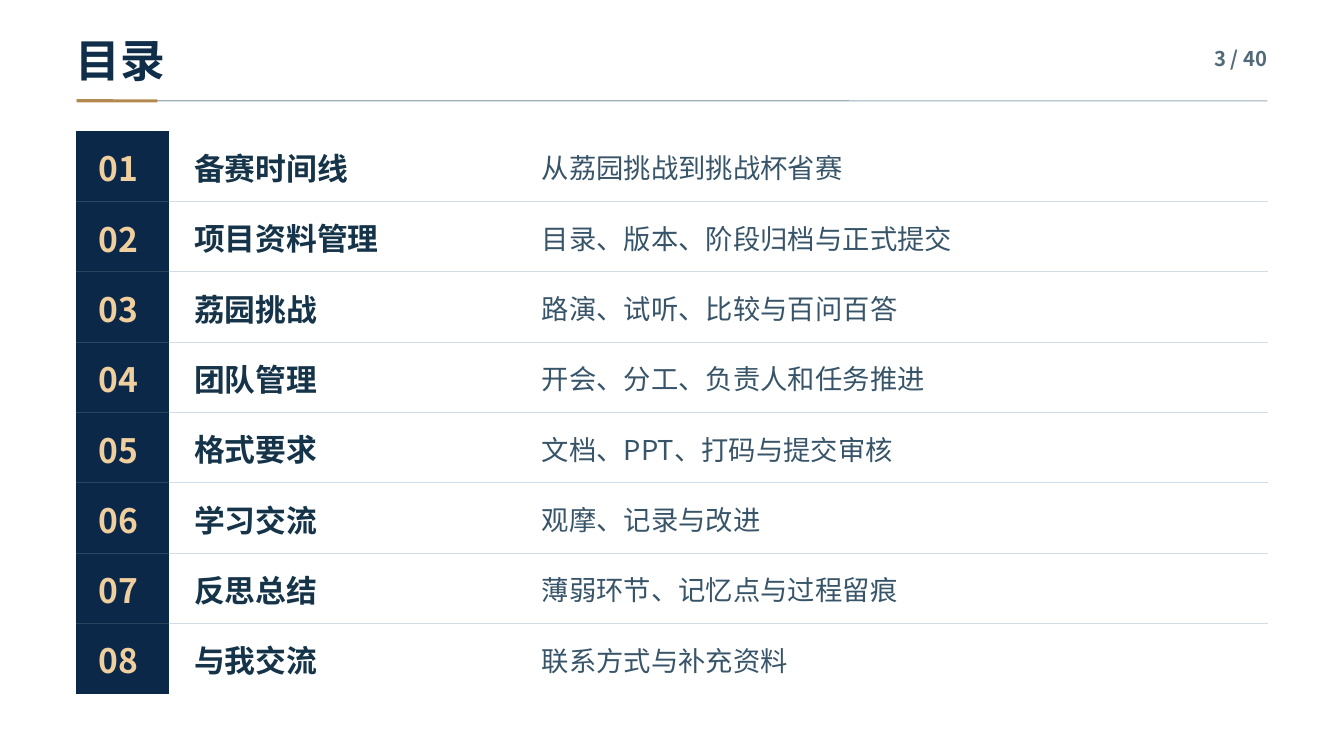
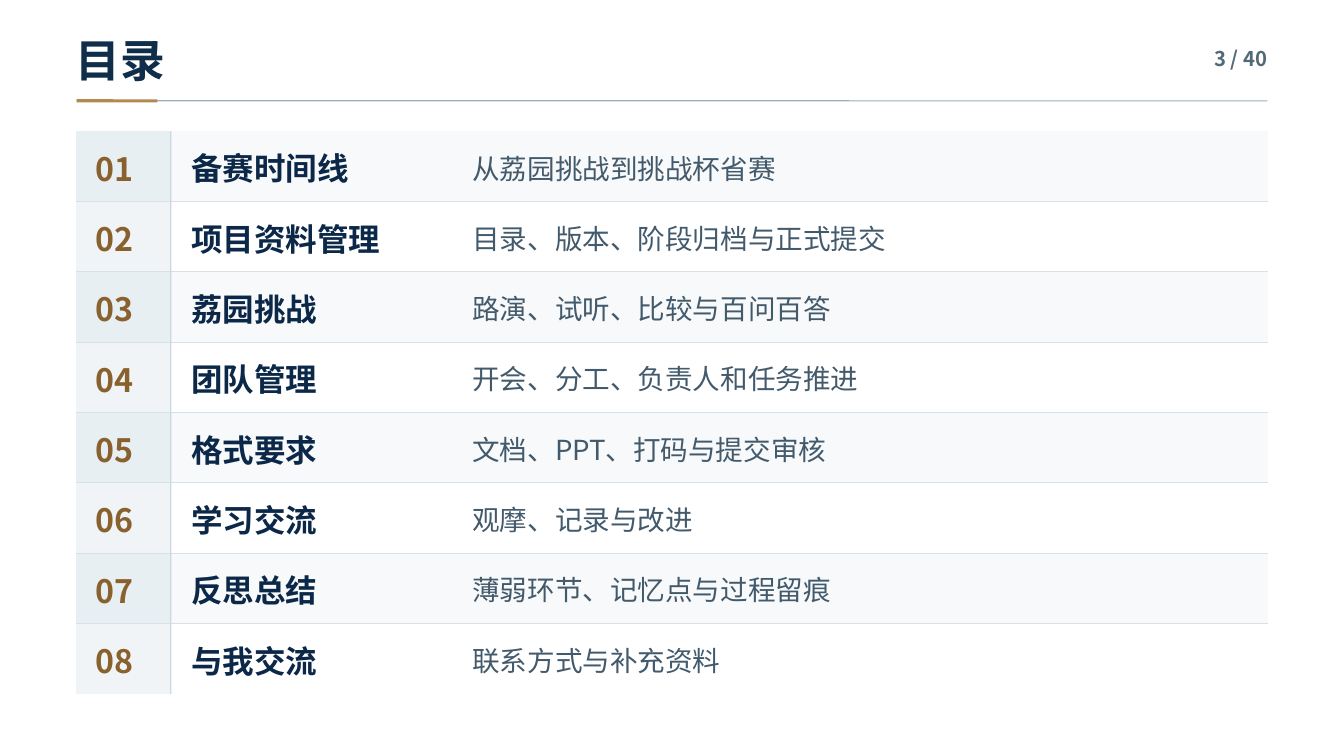
Before and after one commit to uuoov/challenge-cup-sharing, a slide deck: slide 3 of challenge-cup-sharing.pptx. Drawn at 1344x756 pixels with LibreOffice and Linux fonts; fonts in the diff are those of the drawing. Boxes give left, top, right and bottom in pixels: in the first picture for what was removed or moved away, otherwise in the second. Text is boxed around its words. In the diff, an @@ line names an element or a change of style, - is before the commit and + after.

Commit message:
更新挑战杯分享 v5，修复高清封面、调整人物介绍并精简提交目录

```diff
--- a/challenge-cup-sharing.pptx
+++ b/challenge-cup-sharing.pptx
@@ table at (76,131,1268,694) @@
@@ fill #0C2848 to #E8EFF3 in 4 cells @@
@@ fill #FFFFFF to #F7F9FA in 8 cells @@
@@ fill #0C2848 to #F0F4F6 in 4 cells @@
@@ size 24 to 23 pt, text colour #F0CF9F to #88612E in "01", "02", "03", "04" and 4 more places @@
@@ size 22 to 22.5 pt, text colour #163449 to #0C2848 in "备赛时间线", "项目资料管理", "荔园挑战", "团队管理" and 4 more places @@
@@ size 19.5 to 19.7 pt, text colour #385469 to #425A6C in "从荔园挑战到挑战杯省赛", "目录、版本、阶段归档与正式提交", "路演、试听、比较与百问百答", "开会、分工、负责人和任务推进" and 4 more places @@
@@ borders changed @@
@@ rectangle added at (170,131,171,694), fill #CAD8E1 @@
```
Also in this commit, not shown: 9 other slides changed, 25 other files.
